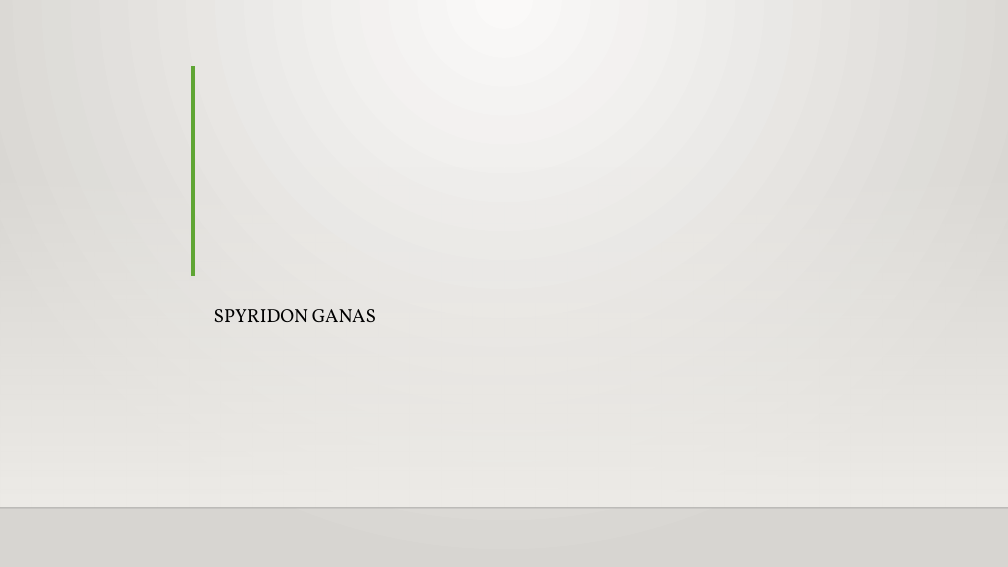
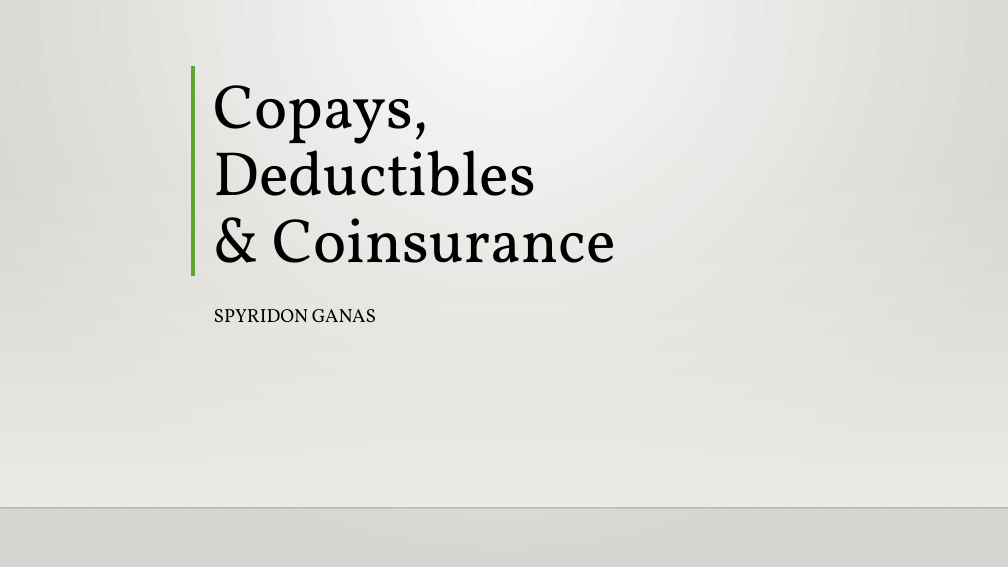
Before and after one commit to Intro-to-APCD/Intro-to-APCD.github.io, a slide deck: slide 1 of PowerPoints/Phase 3 - Claims Terminology/011 Deductibles CoPays and Other Benefit Designs.pptx. Drawn at 1008x567 pixels with LibreOffice and Linux fonts; fonts in the diff are those of the drawing; background and template pictures are left out. Boxes give left, top, right and bottom in pixels: in the first picture for what was removed or moved away, otherwise in the second. Text is boxed around its words. In the diff, an @@ line names an element or a change of style, - is before the commit and + after.

```diff
--- a/PowerPoints/Phase 3 - Claims Terminology/011 Deductibles CoPays and Other Benefit Designs.pptx
+++ b/PowerPoints/Phase 3 - Claims Terminology/011 Deductibles CoPays and Other Benefit Designs.pptx
@@ title added at <box>214,85,616,263</box>, 59.4 pt, text #000000 @@
+Copays,
+Deductibles
+& Coinsurance
```
Also in this commit, not shown: 4 slides added, 10 other files.
